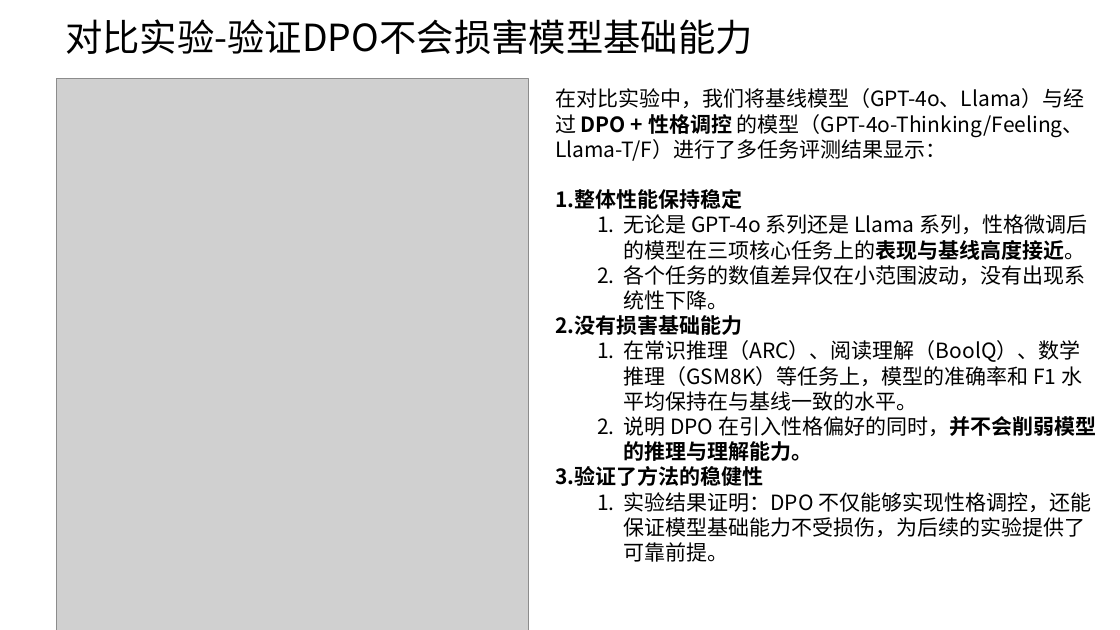
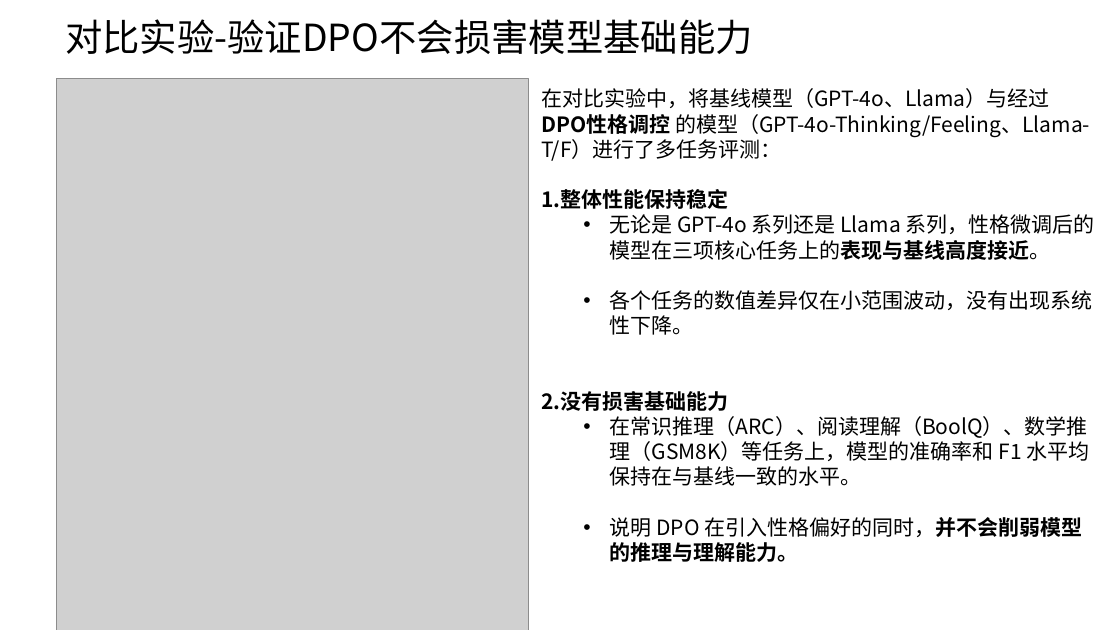
Before and after one commit to Niklauseik/Personality-Qwen, a slide deck: slide 2 of conversation_930.pptx. Drawn at 1120x630 pixels with LibreOffice and Linux fonts; fonts in the diff are those of the drawing; grey boxes stand for pictures. Boxes give left, top, right and bottom in pixels: in the first picture for what was removed or moved away, otherwise in the second. Text is boxed around its words. In the diff, an @@ line names an element or a change of style, - is before the commit and + after.

```diff
--- a/conversation_930.pptx
+++ b/conversation_930.pptx
@@ text "在对比实验中，将基线模型（GPT-4o、Llama）与经过 DPO性格调控 的模型（GPT-4o-Thinking/Fe ...": place and size @@
-text "在对比实验中，将基线模型（GPT-4o、Llama）与经过 DPO性格调控 的模型（GPT-4o-Thinking/Fe ..." at (555,88,1096,562)
+text "在对比实验中，将基线模型（GPT-4o、Llama）与经过 DPO性格调控 的模型（GPT-4o-Thinking/Fe ..." at (541,88,1095,562)
@@ text at (541,88,1090,161): text changed @@
-在对比实验中，我们将基线模型（GPT-4o、Llama）与经过 DPO + 性格调控 的模型（GPT-4o-Thinking/Feeling、Llama-T/F）进行了多任务评测结果显示：
+在对比实验中，将基线模型（GPT-4o、Llama）与经过 DPO性格调控 的模型（GPT-4o-Thinking/Feeling、Llama-T/F）进行了多任务评测：
@@ text at (610,214,1095,562): bullet 1. to • @@
@@ text at (555,466,1091,562): paragraphs removed @@
-3. 验证了方法的稳健性
-  1. 实验结果证明：DPO 不仅能够实现性格调控，还能保证模型基础能力不受损伤，为后续的实验提供了可靠前提。
```
Also in this commit, not shown: 5 other slides changed.
